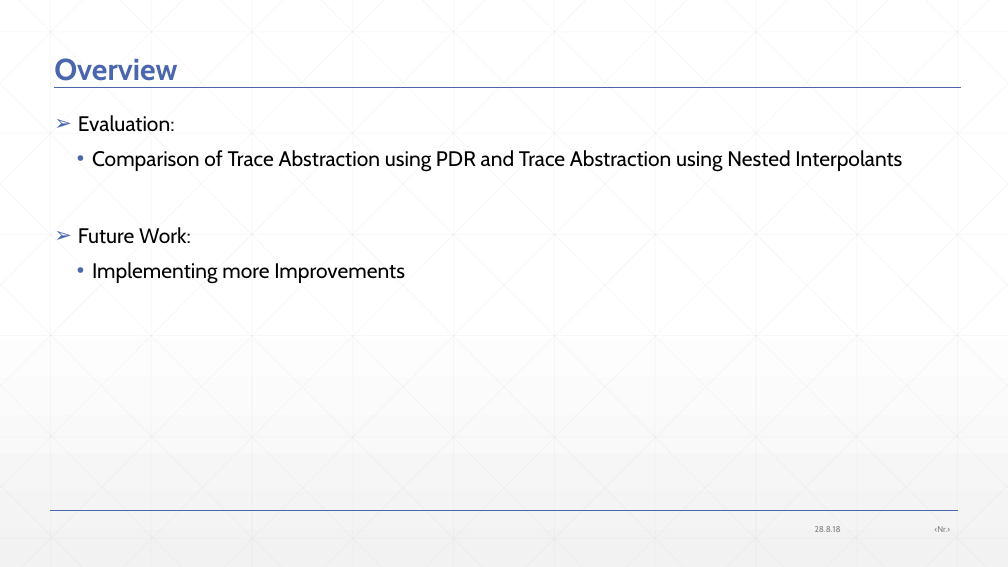
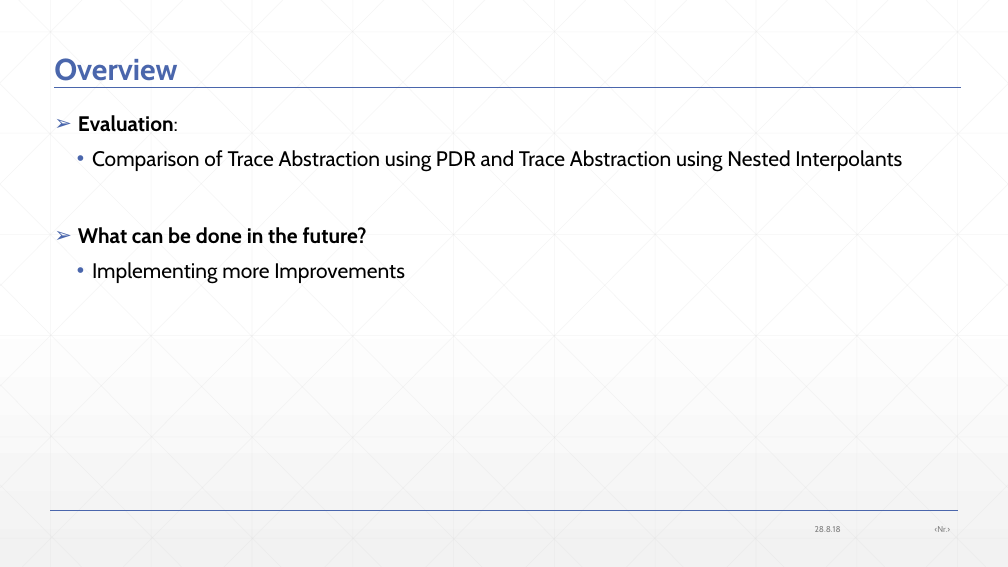
Before and after one commit to JonasWerner/BachelorThesis, a slide deck: slide 7 of Presentation/pdr_presentation_v2.pptx. Drawn at 1008x567 pixels with LibreOffice and Linux fonts; fonts in the diff are those of the drawing. Boxes give left, top, right and bottom in pixels: in the first picture for what was removed or moved away, otherwise in the second. Text is boxed around its words. In the diff, an @@ line names an element or a change of style, - is before the commit and + after.

Commit message:
added future work, related work, improvements

```diff
--- a/Presentation/pdr_presentation_v2.pptx
+++ b/Presentation/pdr_presentation_v2.pptx
@@ text at <box>78,115,178,132</box>: bold on in "Evaluation:" @@
@@ text at <box>78,227,367,244</box>: text changed; bold on @@
-➢ Future Work:
+➢ What can be done in the future?
```
Also in this commit, not shown: 45 other slides changed, 3 slides added, 1 slide removed, 1 other file.
